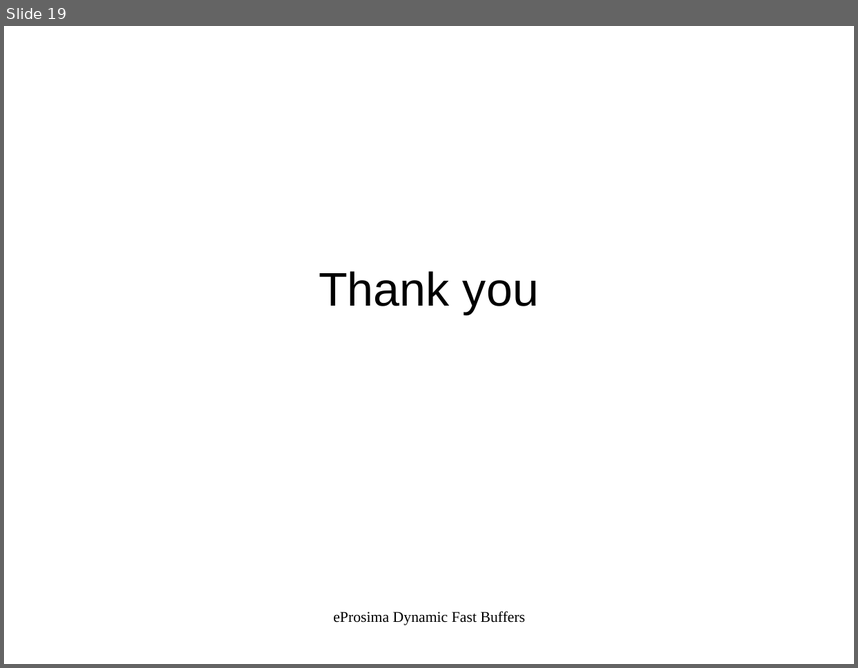
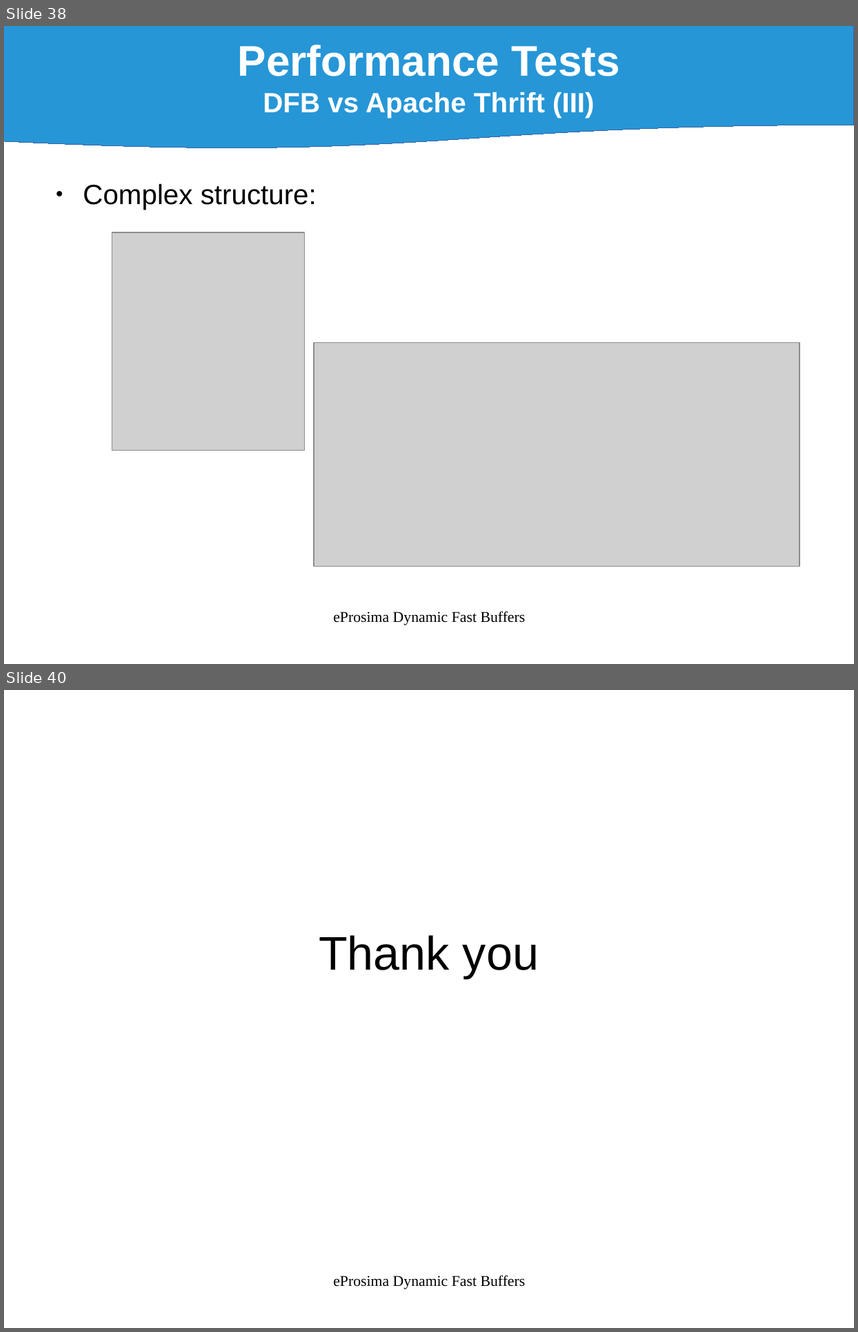
Before and after one commit to eProsima/Dynamic-Fast-Buffers, a slide deck: doc/DynamicFastBuffers_v0.1.odp. Shown one above the other, each under a label of ours: slide 19 before the commit, slides 38 and 40 after it; the slides between them are not shown. The pictures are 858x668 and 858x1332 pixels, drawn with LibreOffice and Linux fonts; fonts in the diff are those of the drawing; grey boxes stand for pictures. Boxes give left, top, right and bottom in pixels: in the first picture for what was removed or moved away, otherwise in the second. Text is boxed around its words. In the diff, an @@ line names an element or a change of style, - is before the commit and + after.

```diff
--- a/doc/DynamicFastBuffers_v0.1.odp
+++ b/doc/DynamicFastBuffers_v0.1.odp
@@ slide 38 added at (x1=4, y1=26, x2=854, y2=664), background #FFFFFF @@
@@ flow chart document added at (x1=4, y1=26, x2=854, y2=150), fill #0084D1 at 85% opacity, outline #3465A4 0 pt, 26 pt, text #FFFFFF, bold @@
+Performance Tests
+DFB vs Apache Thrift (III)
@@ text added at (x1=83, y1=183, x2=317, y2=210), 26 pt, text #000000 @@
+● Complex structure:
@@ picture added at (x1=112, y1=233, x2=305, y2=450) @@
@@ picture added at (x1=314, y1=342, x2=800, y2=566) @@
@@ text added at (x1=333, y1=610, x2=526, y2=625), 14 pt, text #000000 @@
+eProsima Dynamic Fast Buffers
@@ what was slide 19 is now slide 40 @@
```
Also in this commit, not shown: 4 slides changed, 20 other slides added, 8 other files.
